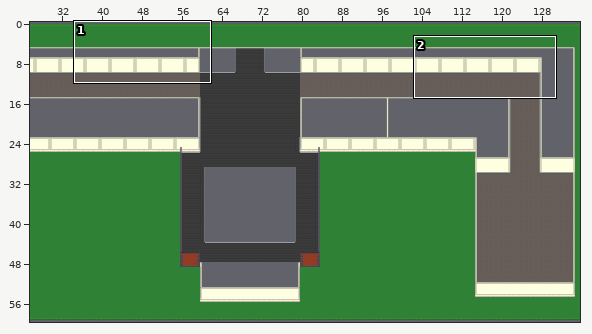
Tiled map, stored at map/map.tmx. Above, an overview of the earlier version with the close-up marked.
Close-up. As it was:
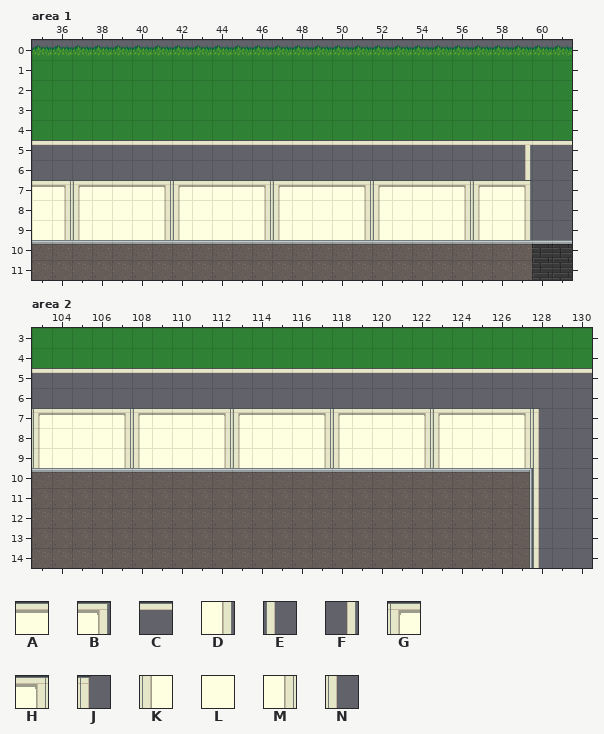
Cells are 32x32 px. Shown: area 1 x 35..61, y 0..11; area 2 x 103..130, y 3..14. The commit also changed other parts of the map, which this record leaves out.
Key: from "victorian-mansion": A 1, B 2, C 9, D 15, E 21, F 23, G 47, H 49, J 50, K 60, L 61, M 62, N 63.
_ is an empty cell.
Layers that did not change in this view are not listed.
Layer "top" before, area 1, first column x 35:
 0 ___________________________
 1 ___________________________
 2 ___________________________
 3 ___________________________
 4 ___________________________
 5 CCCCCCCCCCCCCCCCCCCCCCCCCCC
 6 ________________________F__
 7 AHGAAAHGAAAHGAAAHGAAAHGAB__
 8 LMKLLLMKLLLMKLLLMKLLLMKLD__
 9 ___________________________
10 ___________________________
11 ___________________________
Layer "top" before, area 2, first column x 103:
 3 ____________________________
 4 ____________________________
 5 CCCCCCCCCCCCCCCCCCCCCCCCCCCC
 6 ____________________________
 7 GAAAHGAAAHGAAAHGAAAHGAAAHJ__
 8 KLLLMKLLLMKLLLMKLLLMKLLLMN__
 9 _________________________N__
10 _________________________E__
11 _________________________E__
12 _________________________E__
13 _________________________E__
14 _________________________E__
The result:
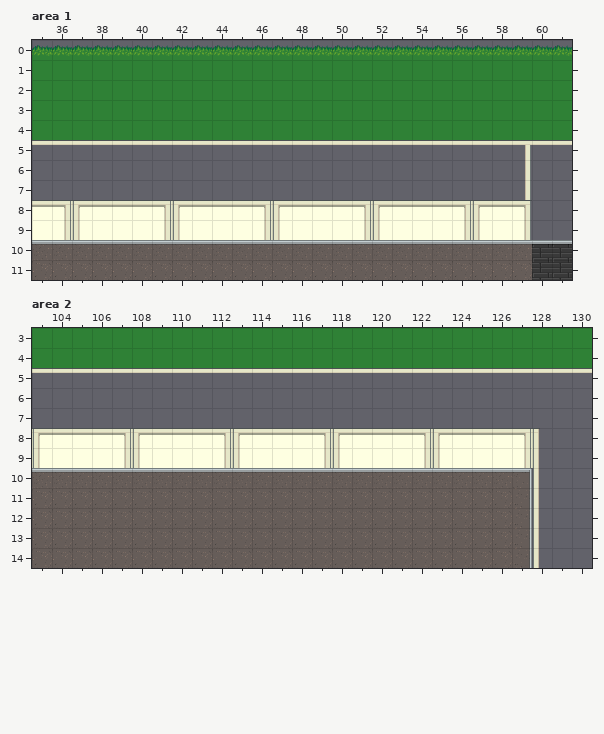
The exact change:
Layer "top", area 1:
y 7: x 35..59 AHGAAAHGAAAHGAAAHGAAAHGAB -> ________________________F
y 8: x 35..59 LMKLLLMKLLLMKLLLMKLLLMKLD -> AHGAAAHGAAAHGAAAHGAAAHGAB
Layer "top", area 2:
y 7: x 103..128 GAAAHGAAAHGAAAHGAAAHGAAAHJ -> __________________________
y 8: x 103..128 KLLLMKLLLMKLLLMKLLLMKLLLMN -> GAAAHGAAAHGAAAHGAAAHGAAAHJ
